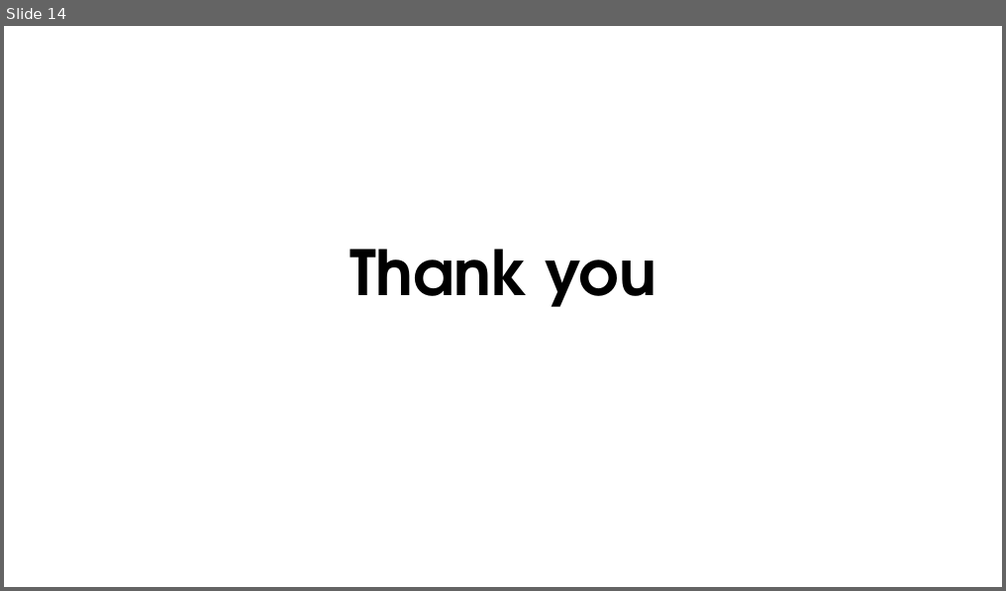
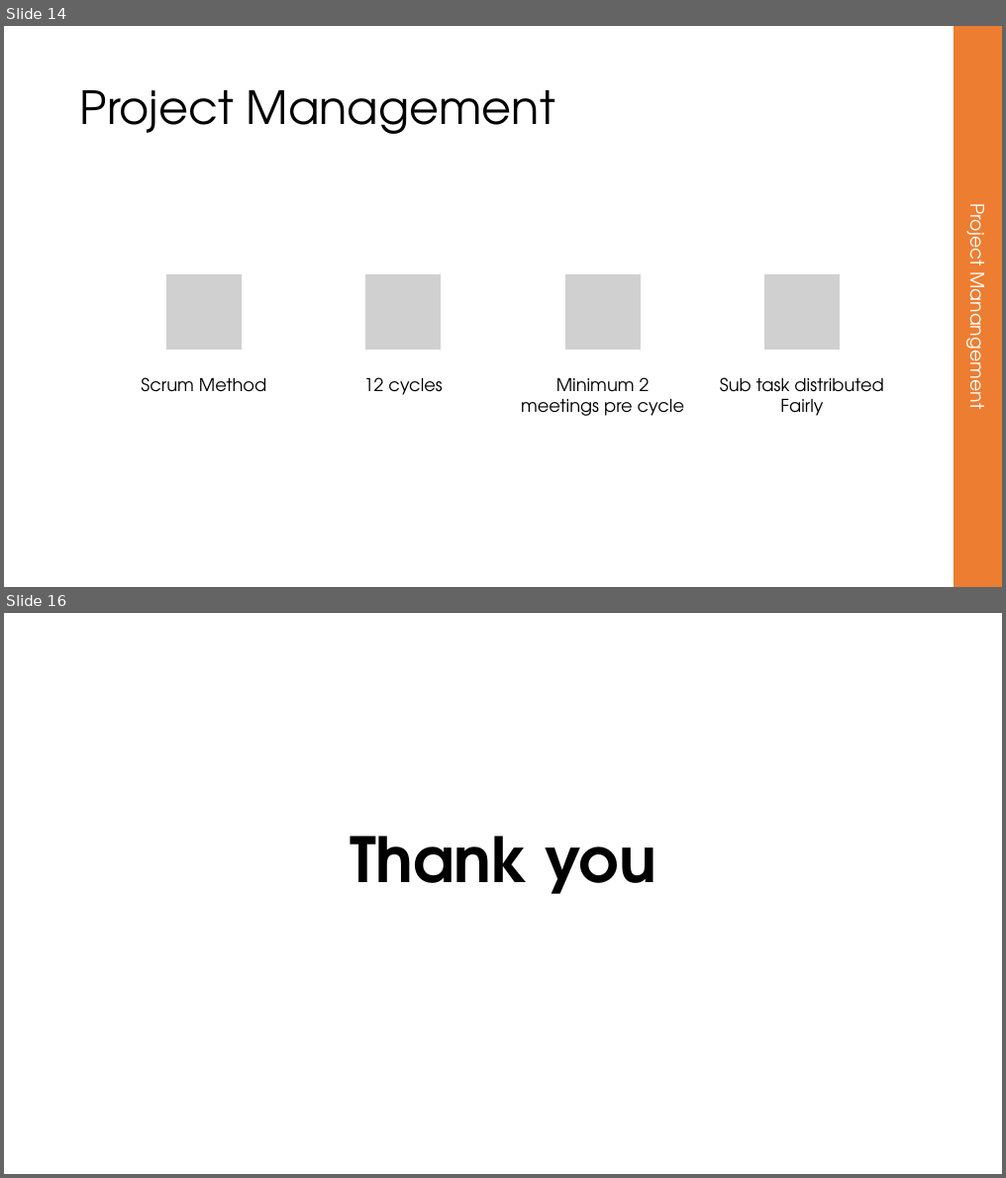
Before and after one commit to Embineer/Embineer, a slide deck: Hoffenheim/Autonomous traffic system presentation.pptx. Shown one above the other, each under a label of ours: slide 14 before the commit, slides 14 and 16 after it; the slides between them are not shown. The pictures are 1006x591 and 1006x1178 pixels, drawn with LibreOffice and Linux fonts; fonts in the diff are those of the drawing; grey boxes stand for pictures. Boxes give left, top, right and bottom in pixels: in the first picture for what was removed or moved away, otherwise in the second. Text is boxed around its words. In the diff, an @@ line names an element or a change of style, - is before the commit and + after.

```diff
--- a/Hoffenheim/Autonomous traffic system presentation.pptx
+++ b/Hoffenheim/Autonomous traffic system presentation.pptx
@@ slide 14 added at (4, 26, 1002, 587), background #FFFFFF @@
@@ rectangle added at (953, 26, 1002, 587), fill #ED7D31, 18 pt, text #FFFFFF @@
+Project Manangement
@@ title added at (80, 90, 555, 134), 44 pt, text #000000 @@
+Project Management
@@ group added at (141, 274, 883, 416): 4 pictures, 4 texts @@
+Scrum Method
+12 cycles
+Minimum 2 meetings pre cycle
+Sub task distributed Fairly
@@ what was slide 14 is now slide 16 @@
```
Also in this commit, not shown: 12 slides changed, 1 other slide added, 1 other file.
